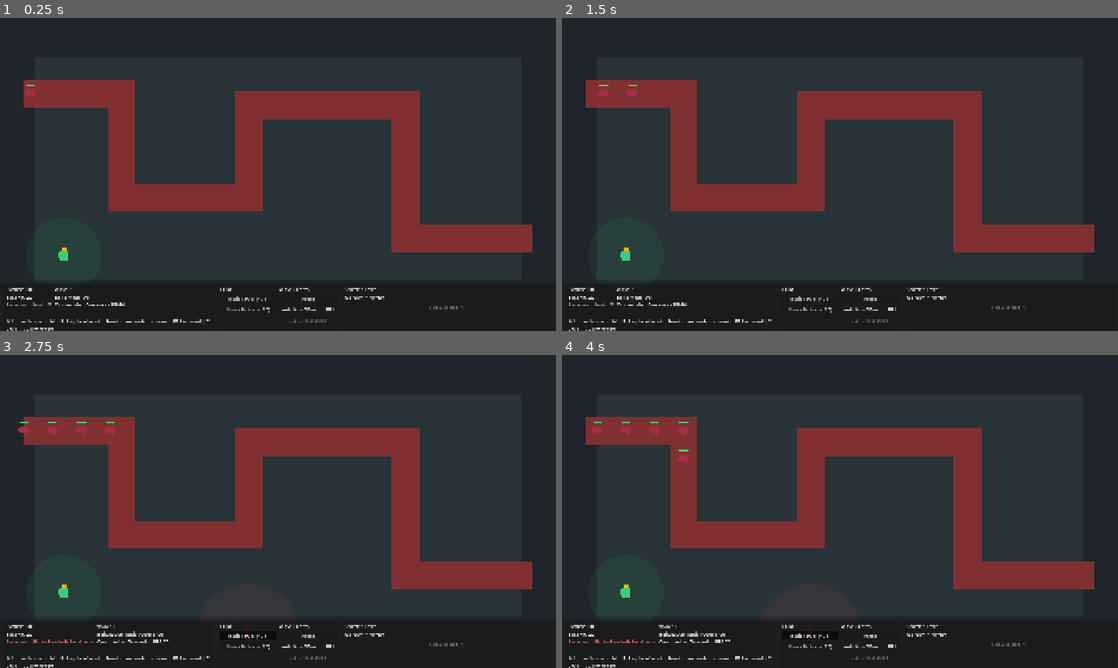
Above: before the commit, frames 1-4 (two rows, left to right).
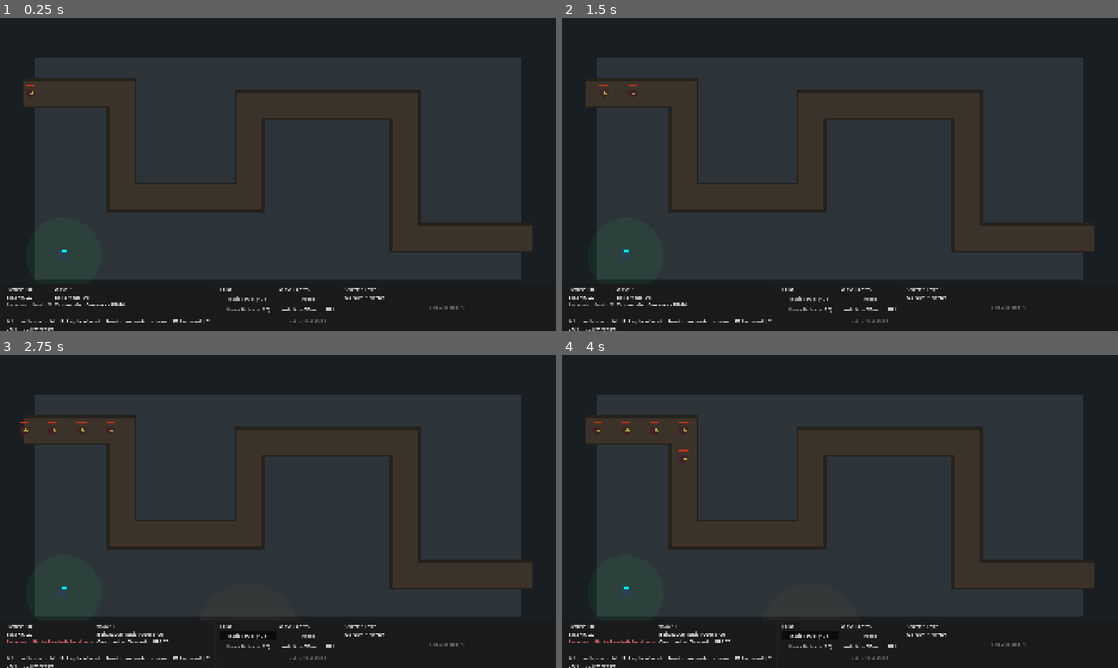
Above: after the commit, the same moments.

Repository: Auda29/TDG
Game: Godot game, scene res://scenes/bootstrap/main.tscn
The game is run twice, just before and just after one commit, with the same random seed, the same clock (stepped at 60 frames per second) and the same inputs.
Inputs:
- Up to frame 1 (0.25 s): no input
- Up to frame 2 (1.5 s): click "Auto Next Wave" at 0.5 s; click "Auto Next Wave" at 1.25 s
- Up to frame 3 (2.75 s): click "Basic Tower (100)" at 2 s
- Up to frame 4 (4 s): click "Heavy Battery (175)" at 2.75 s; click "Basic Tower (100)" at 3.5 s

The runs differ from the first frame. In frame 1, 15% of the frame differs, in the area x 4-96%, y 19-78%; in frame 2, 15%; in frame 3, 15%, in the area x 3-96%, y 19-78%; in frame 4, 15%.

Commit message:
feat: update base tower and enemy systems with initial tower types and map layout design.

Diff:
--- a/game/scenes/gameplay/commander/basic_commander.tscn
+++ b/game/scenes/gameplay/commander/basic_commander.tscn
@@ -6,9 +6,9 @@
 script = ExtResource("1")
 
 [node name="Body" type="Polygon2D" parent="."]
-color = Color(0.235294, 0.815686, 0.454902, 1)
-polygon = PackedVector2Array(-14, -18, 14, -18, 18, 0, 14, 18, -14, 18, -18, 0)
+color = Color(0.16, 0.26, 0.32, 1)
+polygon = PackedVector2Array(-16, -14, -8, -20, 8, -20, 16, -14, 18, 4, 12, 16, -12, 16, -18, 4)
 
 [node name="Helmet" type="Polygon2D" parent="."]
-color = Color(0.972549, 0.694118, 0.12549, 1)
-polygon = PackedVector2Array(-8, -28, 8, -28, 8, -14, -8, -14)
+color = Color(0.0, 0.9, 1.0, 1)
+polygon = PackedVector2Array(-6, -24, 6, -24, 10, -14, 4, -8, -4, -8, -10, -14)
--- a/game/scenes/gameplay/enemies/basic_enemy.tscn
+++ b/game/scenes/gameplay/enemies/basic_enemy.tscn
@@ -6,5 +6,9 @@
 script = ExtResource("1")
 
 [node name="Body" type="Polygon2D" parent="."]
-color = Color(0.658824, 0.176471, 0.27451, 1)
-polygon = PackedVector2Array(-14, -10, 10, -14, 18, 0, 10, 14, -14, 10, -22, 0)
+color = Color(0.26, 0.13, 0.15, 1)
+polygon = PackedVector2Array(-12, -12, 4, -16, 20, 0, 4, 16, -12, 12, -18, 0)
+
+[node name="Core" type="Polygon2D" parent="."]
+color = Color(0.63, 0.69, 0.22, 1)
+polygon = PackedVector2Array(4, -6, 14, 0, 4, 6, -2, 0)
--- a/game/scenes/gameplay/enemies/shellback_brute.tscn
+++ b/game/scenes/gameplay/enemies/shellback_brute.tscn
@@ -11,5 +11,9 @@
 armor = 4.0
 
 [node name="Body" type="Polygon2D" parent="."]
-color = Color(0.501961, 0.247059, 0.219608, 1)
-polygon = PackedVector2Array(-22, -16, 12, -20, 26, -8, 30, 8, 12, 20, -22, 16, -34, 0)
+color = Color(0.19, 0.08, 0.08, 1)
+polygon = PackedVector2Array(-22, -18, 8, -24, 28, -12, 34, 0, 28, 12, 8, 24, -22, 18, -36, 0)
+
+[node name="ArmorPlate" type="Polygon2D" parent="."]
+color = Color(0.25, 0.12, 0.12, 1)
+polygon = PackedVector2Array(-10, -14, 18, -16, 26, 0, 18, 16, -10, 14, -4, 0)
--- a/game/scenes/gameplay/towers/basic_tower.tscn
+++ b/game/scenes/gameplay/towers/basic_tower.tscn
@@ -6,9 +6,13 @@
 script = ExtResource("1")
 
 [node name="Base" type="Polygon2D" parent="."]
-color = Color(0.447059, 0.490196, 0.556863, 1)
-polygon = PackedVector2Array(-20, -20, 20, -20, 20, 20, -20, 20)
+color = Color(0.29, 0.31, 0.35, 1)
+polygon = PackedVector2Array(-20, -10, -10, -20, 10, -20, 20, -10, 20, 10, 10, 20, -10, 20, -20, 10)
+
+[node name="BaseTop" type="Polygon2D" parent="."]
+color = Color(0.35, 0.38, 0.42, 1)
+polygon = PackedVector2Array(-14, -6, -6, -14, 6, -14, 14, -6, 14, 6, 6, 14, -6, 14, -14, 6)
 
 [node name="Barrel" type="Polygon2D" parent="."]
-color = Color(0.831373, 0.34902, 0.239216, 1)
-polygon = PackedVector2Array(-6, -34, 6, -34, 6, -4, -6, -4)
+color = Color(0.23, 0.25, 0.27, 1)
+polygon = PackedVector2Array(-4, -36, 4, -36, 4, -18, 8, -18, 8, -4, -8, -4, -8, -18, -4, -18)
--- a/game/scenes/gameplay/towers/heavy_battery.tscn
+++ b/game/scenes/gameplay/towers/heavy_battery.tscn
@@ -10,9 +10,17 @@
 damage = 24.0
 
 [node name="Base" type="Polygon2D" parent="."]
-color = Color(0.333333, 0.360784, 0.427451, 1)
-polygon = PackedVector2Array(-26, -24, 26, -24, 26, 24, -26, 24)
+color = Color(0.21, 0.23, 0.26, 1)
+polygon = PackedVector2Array(-30, -18, -18, -30, 18, -30, 30, -18, 30, 18, 18, 30, -18, 30, -30, 18)
+
+[node name="BaseInner" type="Polygon2D" parent="."]
+color = Color(0.15, 0.16, 0.18, 1)
+polygon = PackedVector2Array(-20, -10, -10, -20, 10, -20, 20, -10, 20, 10, 10, 20, -10, 20, -20, 10)
 
 [node name="Barrel" type="Polygon2D" parent="."]
-color = Color(0.964706, 0.654902, 0.239216, 1)
-polygon = PackedVector2Array(-8, -44, 8, -44, 8, -6, -8, -6)
+color = Color(0.18, 0.20, 0.22, 1)
+polygon = PackedVector2Array(-10, -48, 10, -48, 10, -6, -10, -6)
+
+[node name="BarrelStripe" type="Polygon2D" parent="."]
+color = Color(0.85, 0.40, 0.10, 1)
+polygon = PackedVector2Array(-12, -40, 12, -40, 12, -32, -12, -32)
--- a/game/scenes/maps/mvp_map.tscn
+++ b/game/scenes/maps/mvp_map.tscn
@@ -6,18 +6,23 @@
 script = ExtResource("1")
 
 [node name="Ground" type="Polygon2D" parent="."]
-color = Color(0.121569, 0.145098, 0.180392, 1)
+color = Color(0.10, 0.12, 0.14, 1)
 polygon = PackedVector2Array(0, 0, 1920, 0, 1920, 1080, 0, 1080)
 
 [node name="BuildArea" type="Node2D" parent="."]
 
 [node name="BuildAreaVisual" type="Polygon2D" parent="BuildArea"]
-color = Color(0.160784, 0.207843, 0.223529, 1)
+color = Color(0.176, 0.207, 0.231, 1)
 polygon = PackedVector2Array(120, 140, 1800, 140, 1800, 900, 120, 900)
 
+[node name="LaneVisualOuter" type="Line2D" parent="."]
+default_color = Color(0.15, 0.13, 0.11, 1)
+width = 104.0
+points = PackedVector2Array(80, 260, 420, 260, 420, 620, 860, 620, 860, 300, 1400, 300, 1400, 760, 1840, 760)
+
 [node name="LaneVisual" type="Line2D" parent="."]
-default_color = Color(0.501961, 0.188235, 0.188235, 1)
-width = 96.0
+default_color = Color(0.23, 0.20, 0.16, 1)
+width = 86.0
 points = PackedVector2Array(80, 260, 420, 260, 420, 620, 860, 620, 860, 300, 1400, 300, 1400, 760, 1840, 760)
 
 [node name="EnemyPath" type="Path2D" parent="."]
--- a/game/scripts/gameplay/enemies/basic_enemy.gd
+++ b/game/scripts/gameplay/enemies/basic_enemy.gd
@@ -59,6 +59,6 @@
 	var bar_height := 5.0
 	var bar_pos := Vector2(-bar_width * 0.5, -28.0)
 	draw_rect(Rect2(bar_pos, Vector2(bar_width, bar_height)), Color(0.08, 0.08, 0.08, 0.9), true)
-	draw_rect(Rect2(bar_pos, Vector2(bar_width * health_ratio, bar_height)), Color(0.25, 0.9, 0.35, 0.95), true)
+	draw_rect(Rect2(bar_pos, Vector2(bar_width * health_ratio, bar_height)), Color(0.85, 0.2, 0.1, 0.9), true)
 	if _hit_flash > 0.0:
-		draw_circle(Vector2.ZERO, 18.0, Color(1.0, 1.0, 1.0, 0.10 * _hit_flash))
+		draw_circle(Vector2.ZERO, 18.0, Color(1.0, 0.5, 0.2, 0.15 * _hit_flash))
--- a/game/scripts/gameplay/towers/basic_tower.gd
+++ b/game/scripts/gameplay/towers/basic_tower.gd
@@ -67,19 +67,26 @@
 func _draw() -> void:
 	var overwatch_multiplier := _get_overwatch_multiplier()
 	if _is_preview or _is_selected:
-		var ring_color := Color(0.3, 0.7, 1.0, 0.08)
+		var ring_color := Color(0.2, 0.3, 0.4, 0.1)
 		if _is_preview:
-			ring_color = Color(0.8, 0.8, 1.0, 0.12)
+			ring_color = Color(0.5, 1.0, 0.6, 0.15)
 		elif overwatch_multiplier > 1.0:
-			ring_color = Color(1.0, 0.82, 0.25, 0.16)
+			ring_color = Color(0.9, 0.7, 0.1, 0.15)
 		draw_circle(Vector2.ZERO, attack_range, ring_color)
 		if overwatch_multiplier > 1.0 and not _is_preview:
-			draw_arc(Vector2.ZERO, attack_range, 0.0, TAU, 48, Color(1.0, 0.82, 0.25, 0.75), 3.0)
+			draw_arc(Vector2.ZERO, attack_range, 0.0, TAU, 48, Color(0.8, 0.6, 0.1, 0.6), 2.0)
 	if _is_selected and not _is_preview:
-		draw_arc(Vector2.ZERO, 32.0, 0.0, TAU, 40, Color(0.4, 1.0, 0.55, 0.95), 4.0)
+		draw_arc(Vector2.ZERO, 32.0, 0.0, TAU, 40, Color(0.3, 0.8, 0.9, 0.8), 3.0)
 	if _shot_flash > 0.0:
-		draw_line(Vector2.ZERO, _last_target_local, Color(1.0, 0.9, 0.3, 0.9), 3.0)
-		draw_circle(Vector2(0, -20), 8.0, Color(1.0, 0.75, 0.25, 0.8))
+		var laser_color = Color(1.0, 0.9, 0.2, 0.9)
+		var laser_width = 2.0
+		var flash_size = 6.0
+		if name == "HeavyBattery":
+			laser_color = Color(1.0, 0.4, 0.1, 0.95)
+			laser_width = 4.0
+			flash_size = 12.0
+		draw_line(Vector2.ZERO, _last_target_local, laser_color, laser_width)
+		draw_circle(Vector2(0, -20), flash_size, laser_color)
 
 func _get_overwatch_multiplier() -> float:
 	var commander = GameState.selected_commander
